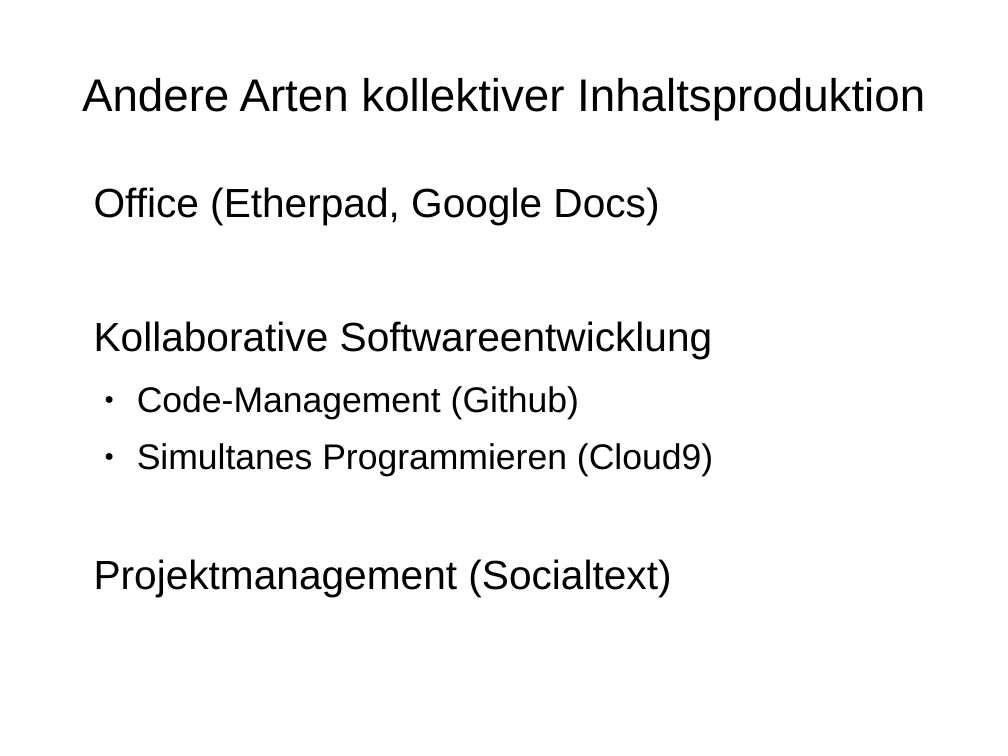
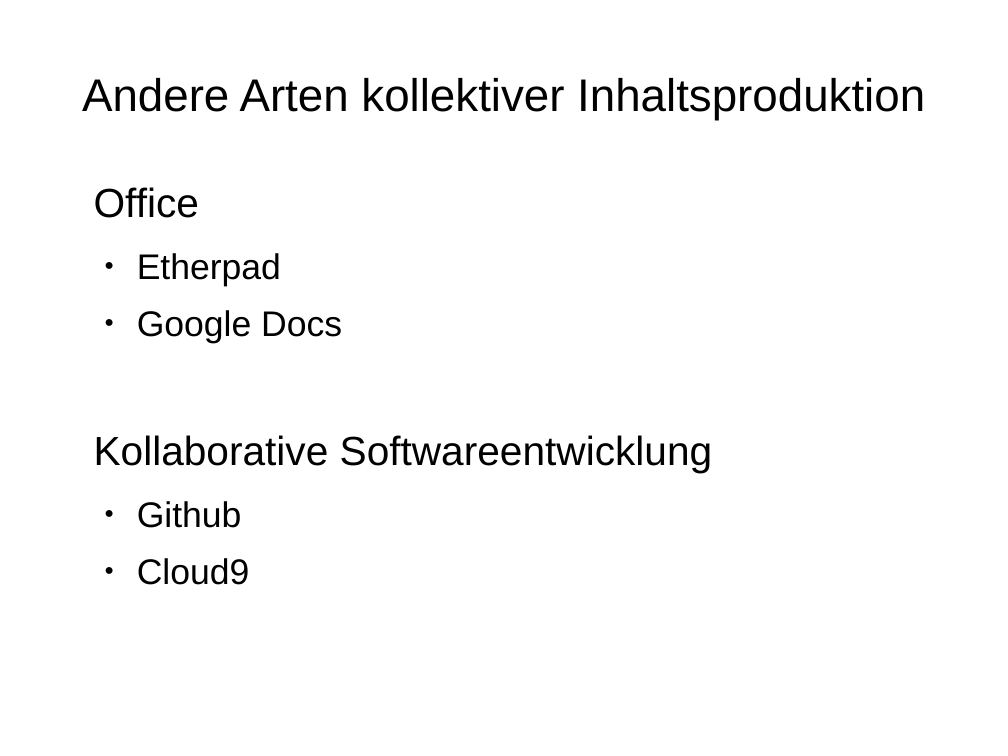
Before and after one commit to rommsen/Seminar_1905, a slide deck: slide 2 of referat/Kapitel4.odp (slide 1 before the commit). Drawn at 1008x756 pixels with LibreOffice and Linux fonts; fonts in the diff are those of the drawing. Boxes give left, top, right and bottom in pixels: in the first picture for what was removed or moved away, otherwise in the second. Text is boxed around its words. In the diff, an @@ line names an element or a change of style, - is before the commit and + after.

Commit message:
github erweitert, inhalte aus kapitel 5 in Kapitel 4 gepackt

```diff
--- a/referat/Kapitel4.odp
+++ b/referat/Kapitel4.odp
@@ text at [94, 187, 342, 343]: text changed; size 32 to 28 pt @@
-Office (Etherpad, Google Docs)
+Office
+  ● Etherpad
+  ● Google Docs
@@ text at [137, 501, 250, 585]: text changed @@
-  ● Code-Management (Github)
-  ● Simultanes Programmieren (Cloud9)
-Projektmanagement (Socialtext)
+  ● Github
+  ● Cloud9
```
Also in this commit, not shown: 9 other slides changed, 12 slides added, 4 slides removed, 1 other file.
